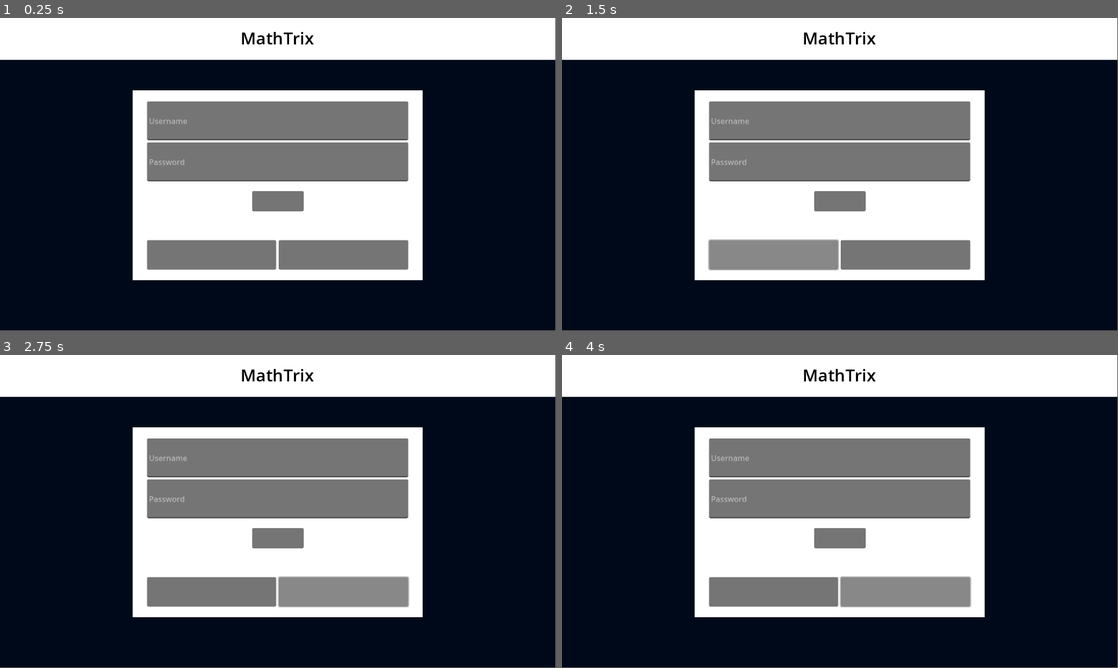
Above: before the commit, frames 1-4 (two rows, left to right).
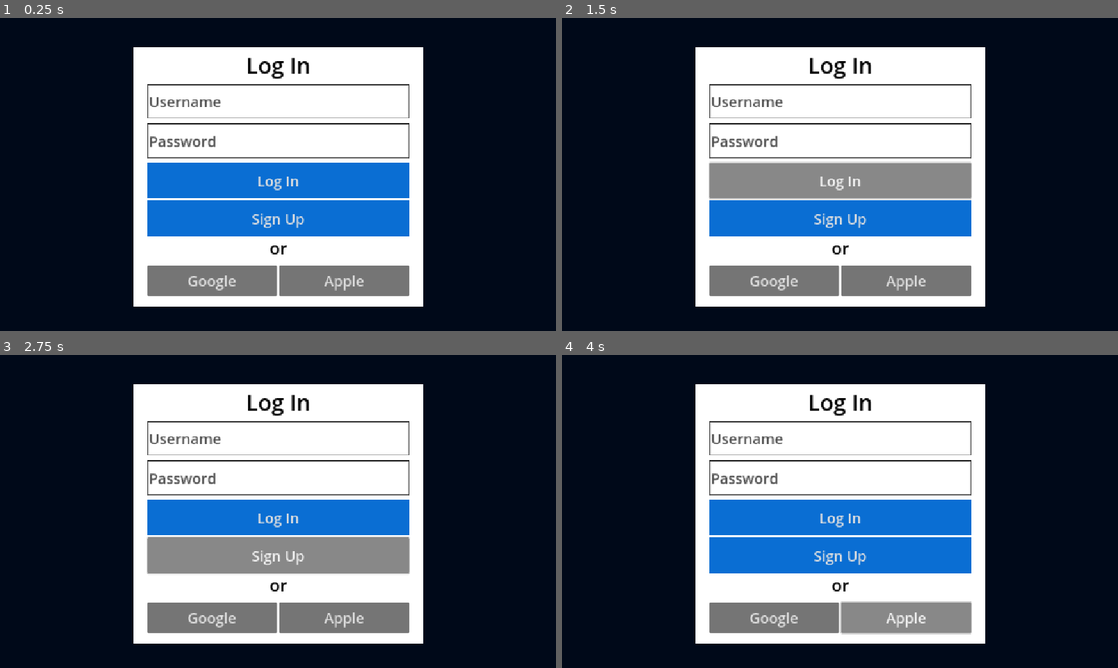
Above: after the commit, the same moments.

Repository: johquendo/math-game
Game: Godot game, scene res://Scenes/log_in_case.tscn
Two runs of this game, one before a commit and one after it. Both use one fixed random seed, a clock stepped at 60 frames per second and the inputs below. Before the commit the project starts from res://Scenes/LogInPage.tscn.
Inputs (mouse positions are in pixels of both pictures, inside the frame that each line leads up to; where the layout moved, square brackets give the same spot in the first picture):
- Up to frame 1 (0.25 s): no input
- Up to frame 2 (1.5 s): click (840, 202) at 0.52 s; click (840, 180) [773, 255] at 1.25 s
- Up to frame 3 (2.75 s): click (278, 555) [344, 592] at 2 s
- Up to frame 4 (4 s): click (773, 617) at 2.75 s, where only the run after the commit has a clickable "Google"; click (906, 617) [906, 592] at 3.5 s
In our replay, the window is 799x449 before the commit and 800x450 after it. These sizes can differ from the game's own. Grey fills any space a smaller window leaves; there, only what the larger window draws over its background counts as a difference.

The runs differ from the first frame. In frame 1, 46% of the frame differs, in the area x 0-100%, y 0-93%; in frame 2, 44%; in frame 3, 46%; in frame 4, 46%.

Commit message:
added font, renamed scenes and few fixes

Diff:
--- a/Scenes/LogInPage.tscn
+++ /dev/null
@@ -1,126 +0,0 @@
-[gd_scene load_steps=4 format=3 uid="uid://bxc42qaprmkae"]
-
-[sub_resource type="StyleBoxFlat" id="StyleBoxFlat_16quy"]
-bg_color = Color(0, 0.0352941, 0.0980392, 1)
-
-[sub_resource type="StyleBoxFlat" id="StyleBoxFlat_v5olu"]
-bg_color = Color(1, 1, 1, 1)
-
-[sub_resource type="StyleBoxFlat" id="StyleBoxFlat_xxp7a"]
-bg_color = Color(1, 1, 1, 1)
-border_color = Color(0, 0, 0, 1)
-border_blend = true
-
-[node name="Control" type="Control"]
-layout_mode = 3
-anchors_preset = 15
-anchor_right = 1.0
-anchor_bottom = 1.0
-grow_horizontal = 2
-grow_vertical = 2
-
-[node name="MainBackground" type="Panel" parent="."]
-layout_mode = 1
-anchors_preset = 15
-anchor_right = 1.0
-anchor_bottom = 1.0
-grow_horizontal = 2
-grow_vertical = 2
-theme_override_styles/panel = SubResource("StyleBoxFlat_16quy")
-
-[node name="Header" type="Panel" parent="MainBackground"]
-layout_mode = 1
-anchors_preset = 10
-anchor_right = 1.0
-offset_bottom = 87.0
-grow_horizontal = 2
-theme_override_styles/panel = SubResource("StyleBoxFlat_v5olu")
-
-[node name="GameTitle" type="RichTextLabel" parent="MainBackground/Header"]
-layout_mode = 1
-anchors_preset = 5
-anchor_left = 0.5
-anchor_right = 0.5
-offset_left = -77.0
-offset_top = 17.0
-offset_right = 77.0
-offset_bottom = 68.0
-grow_horizontal = 2
-theme_override_colors/default_color = Color(0, 0, 0, 1)
-theme_override_font_sizes/normal_font_size = 35
-text = "MathTrix"
-
-[node name="LogInContainer" type="Panel" parent="MainBackground"]
-layout_mode = 1
-anchors_preset = 8
-anchor_left = 0.5
-anchor_top = 0.5
-anchor_right = 0.5
-anchor_bottom = 0.5
-offset_left = -301.0
-offset_top = -174.0
-offset_right = 301.0
-offset_bottom = 220.0
-grow_horizontal = 2
-grow_vertical = 2
-theme_override_styles/panel = SubResource("StyleBoxFlat_xxp7a")
-
-[node name="InputContainer" type="VBoxContainer" parent="MainBackground/LogInContainer"]
-layout_mode = 1
-anchors_preset = 8
-anchor_left = 0.5
-anchor_top = 0.5
-anchor_right = 0.5
-anchor_bottom = 0.5
-offset_left = -271.0
-offset_top = -174.0
-offset_right = 271.0
-offset_bottom = -8.0
-grow_horizontal = 2
-grow_vertical = 2
-
-[node name="Username" type="LineEdit" parent="MainBackground/LogInContainer/InputContainer"]
-layout_mode = 2
-size_flags_vertical = 3
-placeholder_text = "Username"
-
-[node name="Password" type="LineEdit" parent="MainBackground/LogInContainer/InputContainer"]
-layout_mode = 2
-size_flags_vertical = 3
-placeholder_text = "Password"
-
-[node name="VBoxContainer" type="VBoxContainer" parent="MainBackground/LogInContainer"]
-layout_mode = 0
-offset_right = 40.0
-offset_bottom = 40.0
-
-[node name="LogInButton" type="Button" parent="MainBackground/LogInContainer"]
-layout_mode = 1
-anchors_preset = 8
-anchor_left = 0.5
-anchor_top = 0.5
-anchor_right = 0.5
-anchor_bottom = 0.5
-offset_left = -53.5
-offset_top = 12.0
-offset_right = 53.5
-offset_bottom = 54.0
-grow_horizontal = 2
-grow_vertical = 2
-
-[node name="PlatformButtons" type="HBoxContainer" parent="MainBackground/LogInContainer"]
-layout_mode = 0
-offset_left = 30.0
-offset_top = 311.0
-offset_right = 572.0
-offset_bottom = 372.0
-theme_override_constants/separation = 5
-alignment = 1
-
-[node name="Button" type="Button" parent="MainBackground/LogInContainer/PlatformButtons"]
-layout_mode = 2
-size_flags_horizontal = 3
-
-[node name="Button2" type="Button" parent="MainBackground/LogInContainer/PlatformButtons"]
-layout_mode = 2
-size_flags_horizontal = 3
--- /dev/null
+++ b/Scenes/log_in_case.tscn
@@ -0,0 +1,176 @@
+[gd_scene load_steps=7 format=3 uid="uid://bxc42qaprmkae"]
+
+[sub_resource type="StyleBoxFlat" id="StyleBoxFlat_16quy"]
+bg_color = Color(0, 0.0352941, 0.0980392, 1)
+
+[sub_resource type="StyleBoxFlat" id="StyleBoxFlat_xxp7a"]
+bg_color = Color(1, 1, 1, 1)
+border_color = Color(0, 0, 0, 1)
+border_blend = true
+
+[sub_resource type="StyleBoxFlat" id="StyleBoxFlat_v5olu"]
+bg_color = Color(1, 1, 1, 1)
+border_width_left = 3
+border_width_top = 3
+border_width_right = 3
+border_width_bottom = 3
+border_color = Color(0, 0, 0, 1)
+border_blend = true
+
+[sub_resource type="StyleBoxFlat" id="StyleBoxFlat_6scy4"]
+bg_color = Color(1, 1, 1, 1)
+border_width_left = 3
+border_width_top = 3
+border_width_right = 3
+border_width_bottom = 3
+border_color = Color(0, 0, 0, 1)
+border_blend = true
+
+[sub_resource type="StyleBoxFlat" id="StyleBoxFlat_8xh6s"]
+bg_color = Color(0.0392157, 0.431373, 0.827451, 1)
+
+[sub_resource type="StyleBoxFlat" id="StyleBoxFlat_hyg8m"]
+bg_color = Color(0.0392157, 0.431373, 0.827451, 1)
+
+[node name="Control" type="Control"]
+layout_mode = 3
+anchors_preset = 15
+anchor_right = 1.0
+anchor_bottom = 1.0
+grow_horizontal = 2
+grow_vertical = 2
+
+[node name="MainBackground" type="Panel" parent="."]
+layout_mode = 1
+anchors_preset = 15
+anchor_right = 1.0
+anchor_bottom = 1.0
+grow_horizontal = 2
+grow_vertical = 2
+theme_override_styles/panel = SubResource("StyleBoxFlat_16quy")
+
+[node name="LogInContainer" type="Panel" parent="MainBackground"]
+layout_mode = 1
+anchors_preset = 8
+anchor_left = 0.5
+anchor_top = 0.5
+anchor_right = 0.5
+anchor_bottom = 0.5
+offset_left = -301.0
+offset_top = -263.0
+offset_right = 301.0
+offset_bottom = 272.0
+grow_horizontal = 2
+grow_vertical = 2
+theme_override_styles/panel = SubResource("StyleBoxFlat_xxp7a")
+
+[node name="InputContainer" type="VBoxContainer" parent="MainBackground/LogInContainer"]
+layout_mode = 1
+anchors_preset = 8
+anchor_left = 0.5
+anchor_top = 0.5
+anchor_right = 0.5
+anchor_bottom = 0.5
+offset_left = -271.0
+offset_top = -191.5
+offset_right = 271.0
+offset_bottom = -38.5
+grow_horizontal = 2
+grow_vertical = 2
+theme_override_constants/separation = 10
+
+[node name="Username" type="LineEdit" parent="MainBackground/LogInContainer/InputContainer"]
+layout_mode = 2
+size_flags_vertical = 3
+theme_override_colors/font_placeholder_color = Color(0.317711, 0.317711, 0.317711, 1)
+theme_override_font_sizes/font_size = 30
+theme_override_styles/normal = SubResource("StyleBoxFlat_v5olu")
+placeholder_text = "Username"
+
+[node name="Password" type="LineEdit" parent="MainBackground/LogInContainer/InputContainer"]
+layout_mode = 2
+size_flags_vertical = 3
+theme_override_colors/font_placeholder_color = Color(0.317647, 0.317647, 0.317647, 1)
+theme_override_font_sizes/font_size = 30
+theme_override_styles/normal = SubResource("StyleBoxFlat_6scy4")
+placeholder_text = "Password"
+
+[node name="InputContainer2" type="VBoxContainer" parent="MainBackground/LogInContainer"]
+layout_mode = 1
+anchors_preset = 8
+anchor_left = 0.5
+anchor_top = 0.5
+anchor_right = 0.5
+anchor_bottom = 0.5
+offset_left = -271.0
+offset_top = -29.5
+offset_right = 271.0
+offset_bottom = 123.5
+grow_horizontal = 2
+grow_vertical = 2
+
+[node name="Button" type="Button" parent="MainBackground/LogInContainer/InputContainer2"]
+layout_mode = 2
+size_flags_vertical = 3
+theme_override_font_sizes/font_size = 30
+theme_override_styles/normal = SubResource("StyleBoxFlat_8xh6s")
+text = "Log In"
+
+[node name="Button2" type="Button" parent="MainBackground/LogInContainer/InputContainer2"]
+layout_mode = 2
+size_flags_vertical = 3
+theme_override_font_sizes/font_size = 30
+theme_override_styles/normal = SubResource("StyleBoxFlat_hyg8m")
+text = "Sign Up"
+
+[node name="PlatformButtons" type="HBoxContainer" parent="MainBackground/LogInContainer"]
+layout_mode = 0
+offset_left = 30.0
+offset_top = 450.0
+offset_right = 572.0
+offset_bottom = 514.0
+theme_override_constants/separation = 5
+alignment = 1
+
+[node name="Google" type="Button" parent="MainBackground/LogInContainer/PlatformButtons"]
+layout_mode = 2
+size_flags_horizontal = 3
+theme_override_font_sizes/font_size = 30
+text = "Google"
+
+[node name="Button2" type="Button" parent="MainBackground/LogInContainer/PlatformButtons"]
+layout_mode = 2
+size_flags_horizontal = 3
+theme_override_font_sizes/font_size = 30
+text = "Apple"
+
+[node name="LogInText" type="RichTextLabel" parent="MainBackground/LogInContainer"]
+layout_mode = 1
+anchors_preset = 5
+anchor_left = 0.5
+anchor_right = 0.5
+offset_left = -67.0
+offset_top = 3.0
+offset_right = 67.0
+offset_bottom = 72.0
+grow_horizontal = 2
+theme_override_colors/default_color = Color(0, 0, 0, 1)
+theme_override_font_sizes/normal_font_size = 46
+text = "Log In"
+
+[node name="orText" type="RichTextLabel" parent="MainBackground/LogInContainer"]
+layout_mode = 1
+anchors_preset = 7
+anchor_left = 0.5
+anchor_top = 1.0
+anchor_right = 0.5
+anchor_bottom = 1.0
+offset_left = -18.5
+offset_top = -145.0
+offset_right = 18.5
+offset_bottom = -89.0
+grow_horizontal = 2
+grow_vertical = 0
+theme_override_colors/default_color = Color(0, 0, 0, 1)
+theme_override_font_sizes/normal_font_size = 35
+text = "or"
--- /dev/null
+++ b/Scenes/sign_up_page.tscn
@@ -0,0 +1,171 @@
+[gd_scene load_steps=7 format=3 uid="uid://dc6y1x6wm3flf"]
+
+[ext_resource type="FontFile" uid="uid://docxxo2smmwtj" path="res://Fonts/Helvetica-Bold.ttf" id="1_7ltar"]
+
+[sub_resource type="StyleBoxFlat" id="StyleBoxFlat_skapt"]
+bg_color = Color(0, 0.0352941, 0.0980392, 1)
+
+[sub_resource type="StyleBoxFlat" id="StyleBoxFlat_lchvc"]
+bg_color = Color(1, 1, 1, 1)
+border_color = Color(0, 0, 0, 1)
+border_blend = true
+
+[sub_resource type="StyleBoxFlat" id="StyleBoxFlat_ndvqa"]
+bg_color = Color(1, 1, 1, 1)
+border_width_left = 3
+border_width_top = 3
+border_width_right = 3
+border_width_bottom = 3
+border_color = Color(0, 0, 0, 1)
+border_blend = true
+
+[sub_resource type="StyleBoxFlat" id="StyleBoxFlat_xj0oh"]
+bg_color = Color(1, 1, 1, 1)
+border_width_left = 3
+border_width_top = 3
+border_width_right = 3
+border_width_bottom = 3
+border_color = Color(0, 0, 0, 1)
+border_blend = true
+
+[sub_resource type="StyleBoxFlat" id="StyleBoxFlat_lsljv"]
+bg_color = Color(0.0392157, 0.431373, 0.827451, 1)
+
+[node name="Control" type="Control"]
+layout_mode = 3
+anchors_preset = 15
+anchor_right = 1.0
+anchor_bottom = 1.0
+grow_horizontal = 2
+grow_vertical = 2
+
+[node name="MainBackground" type="Panel" parent="."]
+layout_mode = 1
+anchors_preset = 15
+anchor_right = 1.0
+anchor_bottom = 1.0
+grow_horizontal = 2
+grow_vertical = 2
+theme_override_styles/panel = SubResource("StyleBoxFlat_skapt")
+
+[node name="LogInContainer" type="Panel" parent="MainBackground"]
+layout_mode = 1
+anchors_preset = 8
+anchor_left = 0.5
+anchor_top = 0.5
+anchor_right = 0.5
+anchor_bottom = 0.5
+offset_left = -301.0
+offset_top = -263.0
+offset_right = 301.0
+offset_bottom = 272.0
+grow_horizontal = 2
+grow_vertical = 2
+theme_override_styles/panel = SubResource("StyleBoxFlat_lchvc")
+
+[node name="InputContainer" type="VBoxContainer" parent="MainBackground/LogInContainer"]
+layout_mode = 1
+anchors_preset = 8
+anchor_left = 0.5
+anchor_top = 0.5
+anchor_right = 0.5
+anchor_bottom = 0.5
+offset_left = -271.0
+offset_top = -191.5
+offset_right = 271.0
+offset_bottom = 123.5
+grow_horizontal = 2
+grow_vertical = 2
+theme_override_constants/separation = 10
+
+[node name="Username" type="LineEdit" parent="MainBackground/LogInContainer/InputContainer"]
+layout_mode = 2
+size_flags_vertical = 3
+theme_override_colors/font_placeholder_color = Color(0.317711, 0.317711, 0.317711, 1)
+theme_override_font_sizes/font_size = 30
+theme_override_styles/normal = SubResource("StyleBoxFlat_ndvqa")
+placeholder_text = "Username"
+
+[node name="Email" type="LineEdit" parent="MainBackground/LogInContainer/InputContainer"]
+layout_mode = 2
+size_flags_vertical = 3
+theme_override_colors/font_placeholder_color = Color(0.317647, 0.317647, 0.317647, 1)
+theme_override_font_sizes/font_size = 30
+theme_override_styles/normal = SubResource("StyleBoxFlat_xj0oh")
+placeholder_text = "Email"
+
+[node name="Password" type="LineEdit" parent="MainBackground/LogInContainer/InputContainer"]
+layout_mode = 2
+size_flags_vertical = 3
+theme_override_colors/font_placeholder_color = Color(0.317647, 0.317647, 0.317647, 1)
+theme_override_font_sizes/font_size = 30
+theme_override_styles/normal = SubResource("StyleBoxFlat_xj0oh")
+placeholder_text = "Password"
+
+[node name="PasswordConfirmation" type="LineEdit" parent="MainBackground/LogInContainer/InputContainer"]
+layout_mode = 2
+size_flags_vertical = 3
+theme_override_colors/font_placeholder_color = Color(0.317647, 0.317647, 0.317647, 1)
+theme_override_font_sizes/font_size = 30
+theme_override_styles/normal = SubResource("StyleBoxFlat_xj0oh")
+placeholder_text = "Confirm Password"
+
+[node name="CreateAccountButton" type="Button" parent="MainBackground/LogInContainer/InputContainer"]
+layout_mode = 2
+size_flags_horizontal = 3
+size_flags_vertical = 3
+theme_override_font_sizes/font_size = 30
+theme_override_styles/normal = SubResource("StyleBoxFlat_lsljv")
+text = "Create Account"
+
+[node name="SignUpText" type="RichTextLabel" parent="MainBackground/LogInContainer"]
+layout_mode = 1
+anchors_preset = 5
+anchor_left = 0.5
+anchor_right = 0.5
+offset_left = -87.0
+offset_top = 14.0
+offset_right = 87.0
+offset_bottom = 64.0
+grow_horizontal = 2
+theme_override_colors/default_color = Color(0, 0, 0, 1)
+theme_override_fonts/normal_font = ExtResource("1_7ltar")
+theme_override_font_sizes/normal_font_size = 45
+text = "Sign Up"
+
+[node name="PlatformButtons" type="HBoxContainer" parent="MainBackground/LogInContainer"]
+offset_left = 30.0
+offset_top = 450.0
+offset_right = 572.0
+offset_bottom = 514.0
+theme_override_constants/separation = 5
+alignment = 1
+
+[node name="Google" type="Button" parent="MainBackground/LogInContainer/PlatformButtons"]
+layout_mode = 2
+size_flags_horizontal = 3
+theme_override_font_sizes/font_size = 30
+text = "Google"
+
+[node name="Button2" type="Button" parent="MainBackground/LogInContainer/PlatformButtons"]
+layout_mode = 2
+size_flags_horizontal = 3
+theme_override_font_sizes/font_size = 30
+text = "Apple"
+
+[node name="orText" type="RichTextLabel" parent="MainBackground/LogInContainer"]
+layout_mode = 1
+anchors_preset = 7
+anchor_left = 0.5
+anchor_top = 1.0
+anchor_right = 0.5
+anchor_bottom = 1.0
+offset_left = -18.5
+offset_top = -145.0
+offset_right = 18.5
+offset_bottom = -89.0
+grow_horizontal = 2
+grow_vertical = 0
+theme_override_colors/default_color = Color(0, 0, 0, 1)
+theme_override_font_sizes/normal_font_size = 35
+text = "or"
--- a/Scenes/TitleScreenPage.tscn
+++ b/Scenes/title_screen_page.tscn
@@ -31,14 +31,14 @@
 anchors_preset = 5
 anchor_left = 0.5
 anchor_right = 0.5
-offset_left = -169.5
-offset_top = 84.0
-offset_right = 169.5
-offset_bottom = 229.0
+offset_left = -192.0
+offset_top = 64.0
+offset_right = 192.0
+offset_bottom = 209.0
 grow_horizontal = 2
 theme_override_colors/font_shadow_color = Color(0, 0, 0, 0.784314)
 theme_override_font_sizes/normal_font_size = 100
-text = "Mathix"
+text = "Mathrix"
 
 [node name="GameDescription" type="RichTextLabel" parent="."]
 layout_mode = 1
--- a/project.godot
+++ b/project.godot
@@ -15,6 +15,12 @@
 config/features=PackedStringArray("4.4", "GL Compatibility")
 config/icon="res://icon.svg"
 
+[display]
+
+window/size/mode=3
+window/stretch/mode="canvas_items"
+window/stretch/aspect="expand"
+
 [rendering]
 
 renderer/rendering_method="gl_compatibility"
Binary file added: Fonts/Helvetica-Bold.ttf
Not shown, added: Fonts/Helvetica-Bold.ttf.import
Binary file added: Fonts/Helvetica-BoldOblique.ttf
Not shown, added: Fonts/Helvetica-BoldOblique.ttf.import
Binary file added: Fonts/Helvetica-Oblique.ttf
Not shown, added: Fonts/Helvetica-Oblique.ttf.import
Binary file added: Fonts/Helvetica.ttf
Not shown, added: Fonts/Helvetica.ttf.import
Binary file added: Fonts/helvetica-compressed-5871d14b6903a.otf
Not shown, added: Fonts/helvetica-compressed-5871d14b6903a.otf.import
Binary file added: Fonts/helvetica-light-587ebe5a59211.ttf
Not shown, added: Fonts/helvetica-light-587ebe5a59211.ttf.import
(and 2 more such lines)
